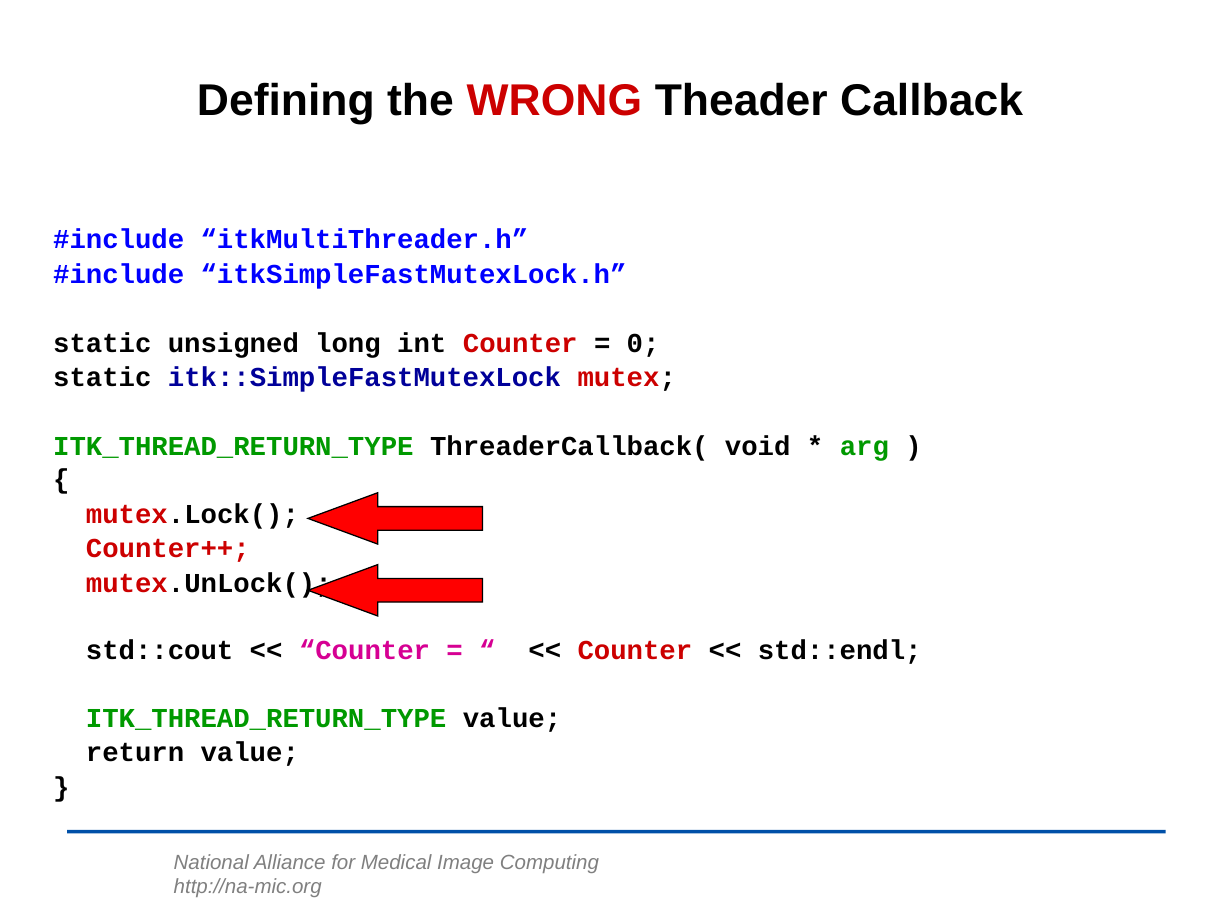
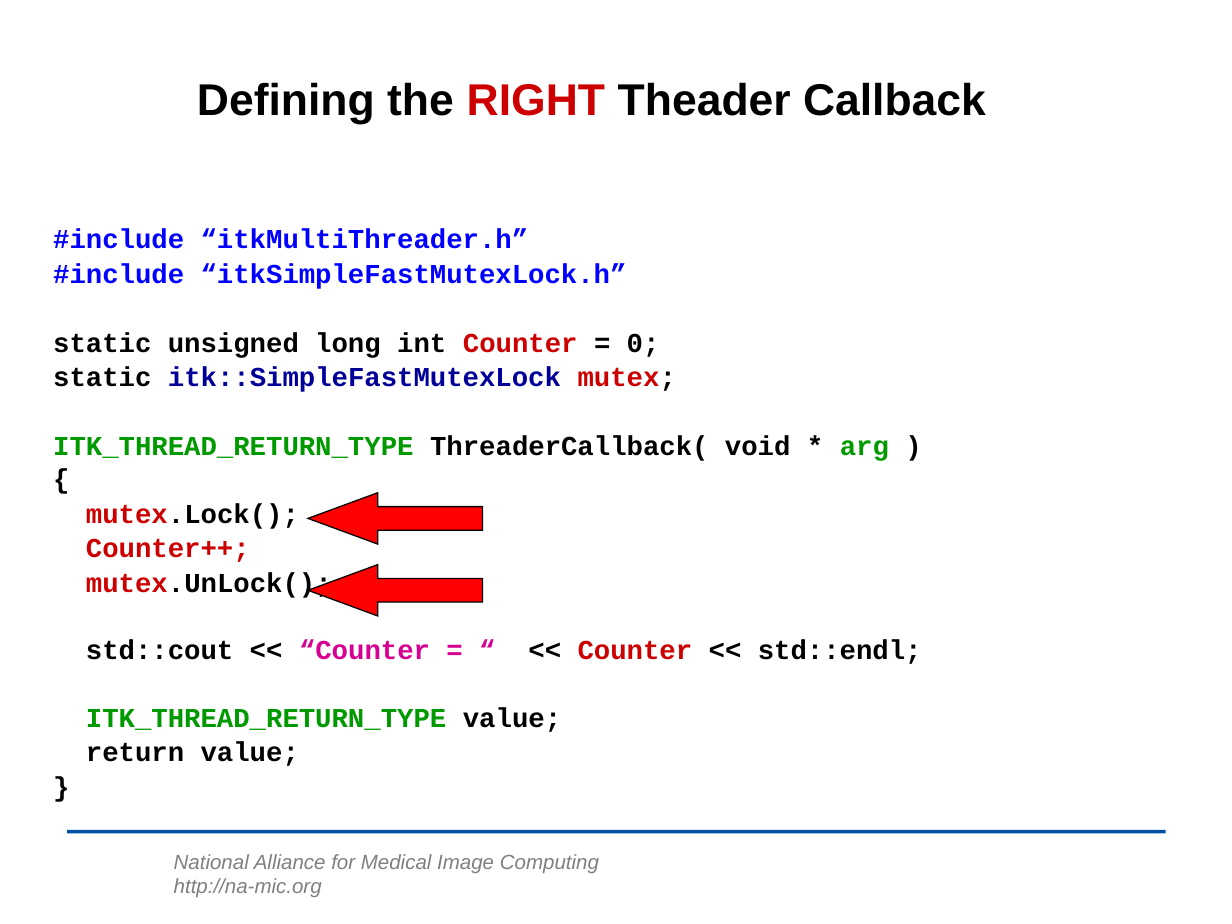
Before and after one commit to lheckemann/namic-sandbox, a slide deck: slide 22 of ITKAdvancedCourse/doc/presentations/Insight-MultiThreading.ppt. Drawn at 1232x924 pixels with LibreOffice and Linux fonts; fonts in the diff are those of the drawing; background and template pictures are left out. Boxes give left, top, right and bottom in pixels: in the first picture for what was removed or moved away, otherwise in the second. Text is boxed around its words. In the diff, an @@ line names an element or a change of style, - is before the commit and + after.

```diff
--- a/ITKAdvancedCourse/doc/presentations/Insight-MultiThreading.ppt
+++ b/ITKAdvancedCourse/doc/presentations/Insight-MultiThreading.ppt
@@ title at (197,82,986,124): text changed @@
-Defining the WRONG Theader Callback
+Defining the RIGHT Theader Callback
```
Also in this commit, not shown: 1 other slide changed, 2 slides added, 3 other files.
